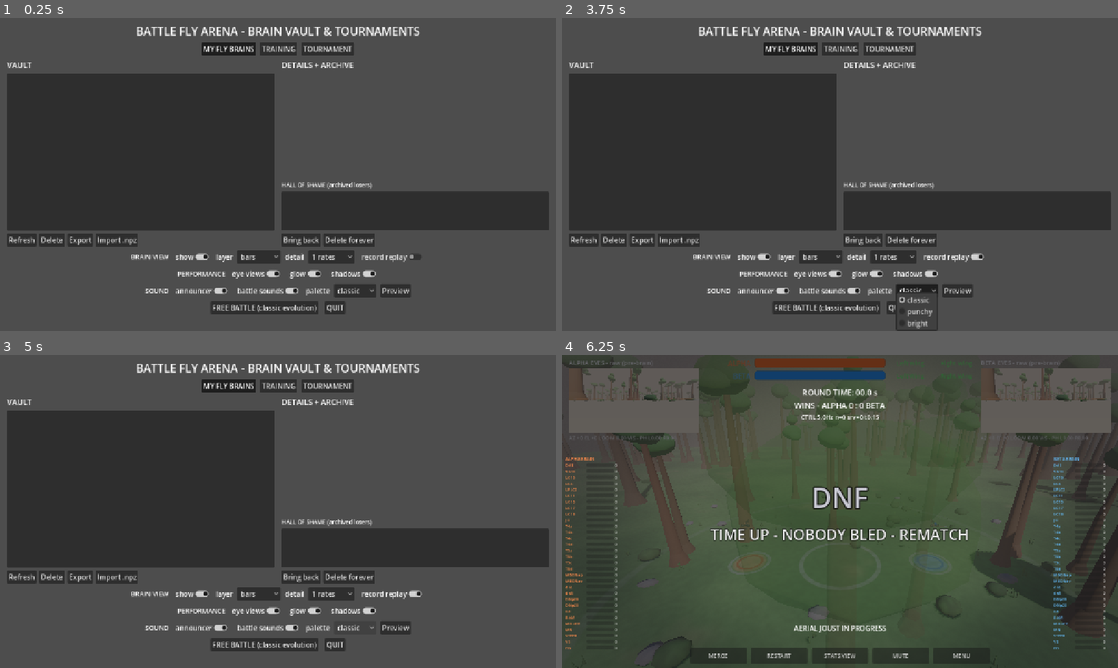
Above: before the commit, frames 1-4 (two rows, left to right).
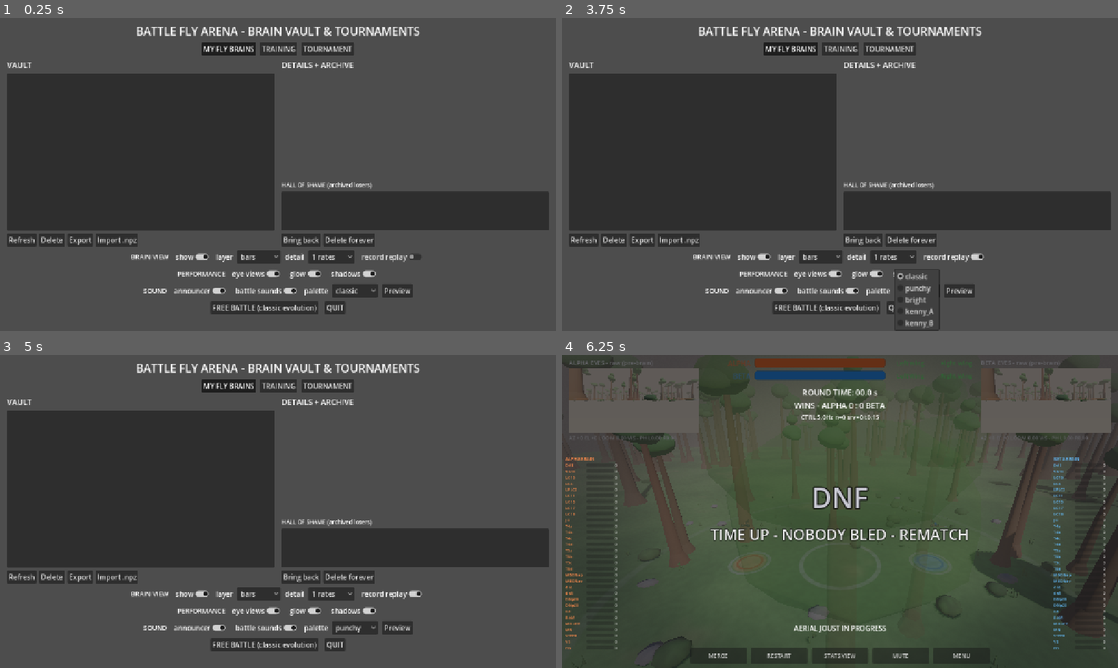
Above: after the commit, the same moments.

Repository: doku/flybrain-arena
Game: Godot game, scene res://scenes/MainMenu.tscn
The game is run twice, just before and just after one commit, with the same random seed, the same clock (stepped at 60 frames per second) and the same inputs.
Inputs (mouse positions are in pixels of both pictures, inside the frame that each line leads up to):
- Up to frame 1 (0.25 s): no input
- Up to frame 2 (3.75 s): click "Preview" at 0.5 s; click "record replay" at 1.25 s; click "record replay" at 2 s; click "record replay" at 2.75 s; click "classic" at 3.5 s
- Up to frame 3 (5 s): click "classic" at 4.25 s
- Up to frame 4 (6.25 s): click (917, 627) at 5 s, where only the run after the commit has a clickable "punchy"; click "FREE BATTLE (classic evolutio…" at 5.75 s

The runs differ from the first frame. In frame 1, 0.6% of the frame differs, in the area x 25-75%, y 85-90%; in frame 2, 1.0%, in the area x 25-75%, y 80-100%; in frame 3, 0.6%; in frame 4, nothing differs.

Commit message:
Kenny audition SFX palettes plus SfxSynth updates

Diff:
--- a/arena/scripts/SfxSynth.gd
+++ b/arena/scripts/SfxSynth.gd
@@ -1,15 +1,20 @@
 class_name SfxSynth
 extends RefCounted
-## Shared procedural battle-SFX synthesizer (arena + menu preview).
-## No audio assets ship: every effect is a sine(+sweep) under exp decay
-## plus a white-noise wash, packed once into 16-bit AudioStreamWAV.
-## Palettes are recipe tables only - same engine, different character.
-## Judge by ear via the menu SOUND row (palette picker + Preview).
+## Shared battle-SFX builder (arena + menu preview). Two backends:
+## procedural palettes (classic/punchy/bright: sine(+sweep) under exp
+## decay plus a white-noise wash, no assets) and sampled palettes
+## (kenny_A/kenny_B: CC0 recordings under res://audio/sfx, loaded
+## from disk). Judge by ear via the menu SOUND row (palette picker +
+## Preview).
 
-const RATE := 22050 # synth sample rate; covers every effect below at
-	# half the memory of 44100. Raise only for brighter tops.
-const PALETTES := ["classic", "punchy", "bright"]
+const RATE := 22050 # synth + conversion sample rate (Kenny wavs are
+	# converted to exactly this). Raise only for brighter tops.
+const PALETTES := ["classic", "punchy", "bright", "kenny_A", "kenny_B"]
 const EFFECTS := ["thump", "clash", "tear", "boom", "beep", "fight"]
+# Sampled packs live here (working tree until winners ship; only
+# shipped files get committed). Missing file = procedural classic
+# fallback + warning, never silence.
+const SAMPLED_DIR := "res://audio/sfx"
 
 
 static func recipes(palette: String) -> Dictionary:
@@ -78,7 +83,10 @@
 
 static func build(palette: String) -> Dictionary:
 	# name -> AudioStreamWAV for the whole palette. Pure (no nodes):
-	# callers own playback.
+	# callers own playback. kenny_* load CC0 recordings; the rest
+	# synthesize from the recipe table.
+	if palette == "kenny_A" or palette == "kenny_B":
+		return load_pack(palette)
 	var table := recipes(palette)
 	var out := {}
 	for effect in EFFECTS:
@@ -86,3 +94,22 @@
 		out[effect] = tone(float(r[0]), float(r[1]), float(r[2]),
 			float(r[3]), float(r[4]))
 	return out
+
+
+static func load_pack(palette: String) -> Dictionary:
+	# One sampled pack off disk. A missing file falls back to the
+	# procedural classic recipe for that effect (audition packs may
+	# be partial) with a warning - never a hole in the pool.
+	var out := {}
+	var classic := recipes("classic")
+	for effect in EFFECTS:
+		var stream := AudioStreamWAV.load_from_file(
+			"%s/%s/%s.wav" % [SAMPLED_DIR, palette, effect])
+		if stream != null:
+			out[effect] = stream
+			continue
+		push_warning("SfxSynth: missing %s/%s.wav, classic fallback" % [palette, effect])
+		var r: Array = classic[effect]
+		out[effect] = tone(float(r[0]), float(r[1]), float(r[2]),
+			float(r[3]), float(r[4]))
+	return out
Not shown, added: arena/audio/sfx/kenny_A/beep.wav
Not shown, added: arena/audio/sfx/kenny_A/boom.wav
Not shown, added: arena/audio/sfx/kenny_A/clash.wav
Not shown, added: arena/audio/sfx/kenny_A/fight.wav
Not shown, added: arena/audio/sfx/kenny_A/tear.wav
Not shown, added: arena/audio/sfx/kenny_A/thump.wav
Not shown, added: arena/audio/sfx/kenny_B/beep.wav
Not shown, added: arena/audio/sfx/kenny_B/boom.wav
Not shown, added: arena/audio/sfx/kenny_B/clash.wav
Not shown, added: arena/audio/sfx/kenny_B/fight.wav
Not shown, added: arena/audio/sfx/kenny_B/tear.wav
Not shown, added: arena/audio/sfx/kenny_B/thump.wav
